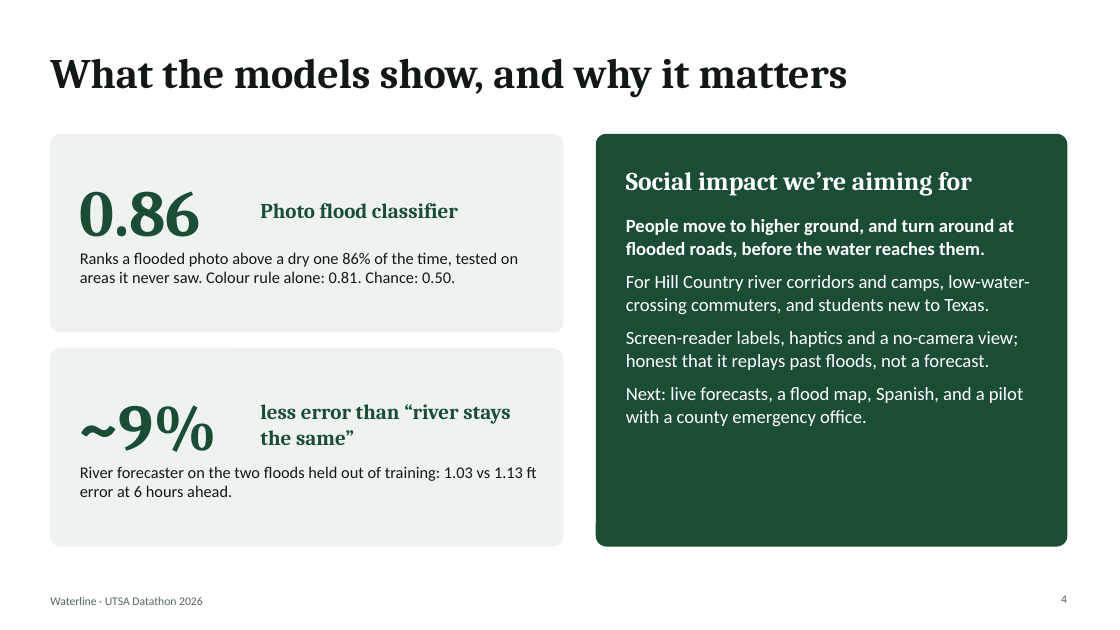
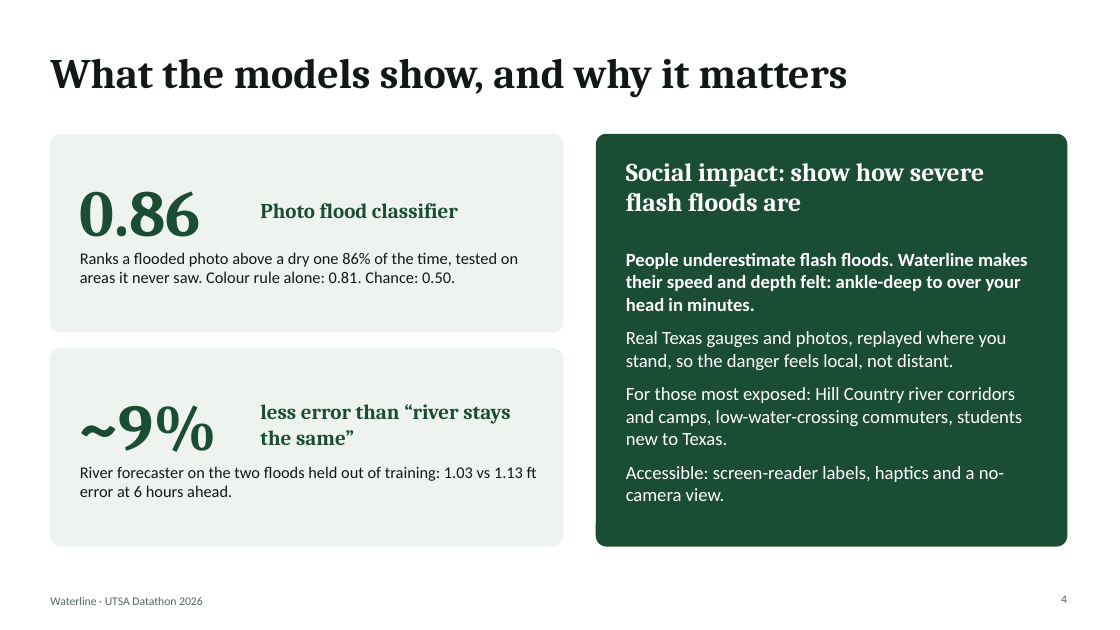
Before and after one commit to FabianFig/Datathon_2026, a slide deck: slide 4 of docs/Waterline_Demo.pptx. Drawn at 1120x630 pixels with LibreOffice and Linux fonts; fonts in the diff are those of the drawing. Boxes give left, top, right and bottom in pixels: in the first picture for what was removed or moved away, otherwise in the second. Text is boxed around its words. In the diff, an @@ line names an element or a change of style, - is before the commit and + after.

```diff
--- a/docs/Waterline_Demo.pptx
+++ b/docs/Waterline_Demo.pptx
@@ text at box(626, 163, 984, 212): text changed @@
-Social impact we’re aiming for
+Social impact: show how severe flash floods are
@@ text "Social impact: show how severe ..." at box(626, 163, 984, 212): vertical alignment middle to top @@
@@ text at box(626, 253, 1028, 501): text changed @@
-People move to higher ground, and turn around at flooded roads, before the water reaches them.
-For Hill Country river corridors and camps, low-water-crossing commuters, and students new to Texas.
-Screen-reader labels, haptics and a no-camera view; honest that it replays past floods, not a forecast.
-Next: live forecasts, a flood map, Spanish, and a pilot with a county emergency office.
+People underestimate flash floods. Waterline makes their speed and depth felt: ankle-deep to over your head in minutes.
+Real Texas gauges and photos, replayed where you stand, so the danger feels local, not distant.
+For those most exposed: Hill Country river corridors and camps, low-water-crossing commuters, students new to Texas.
+Accessible: screen-reader labels, haptics and a no-camera view.
```
Also in this commit, not shown: 1 other slide changed, 3 other files.
